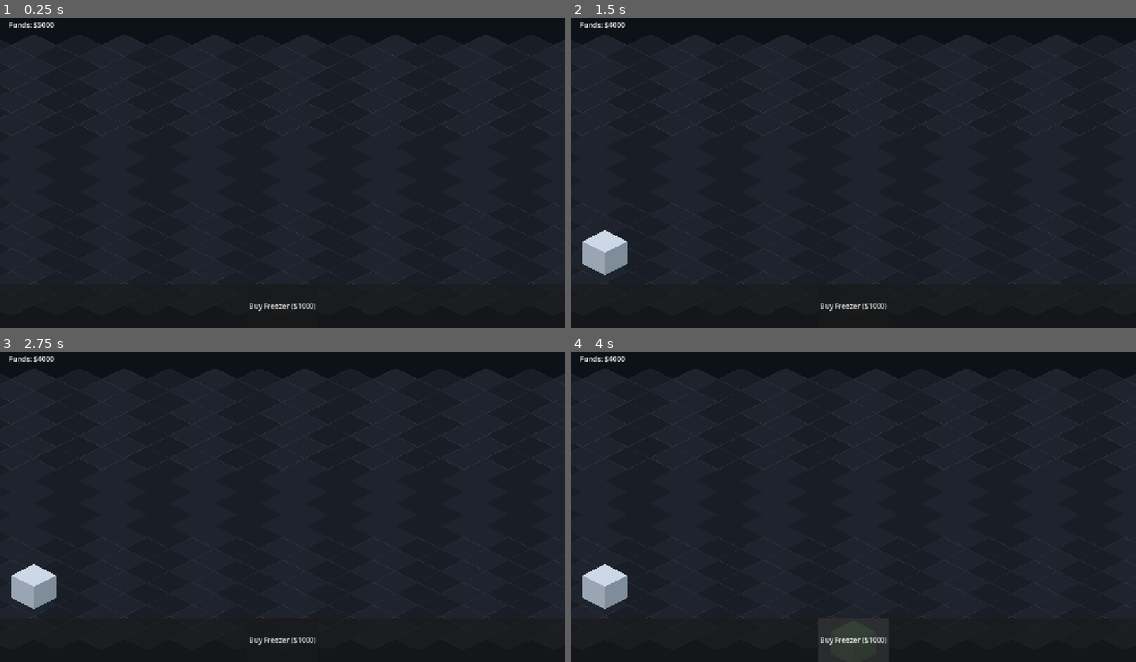
Above: before the commit, frames 1-4 (two rows, left to right).
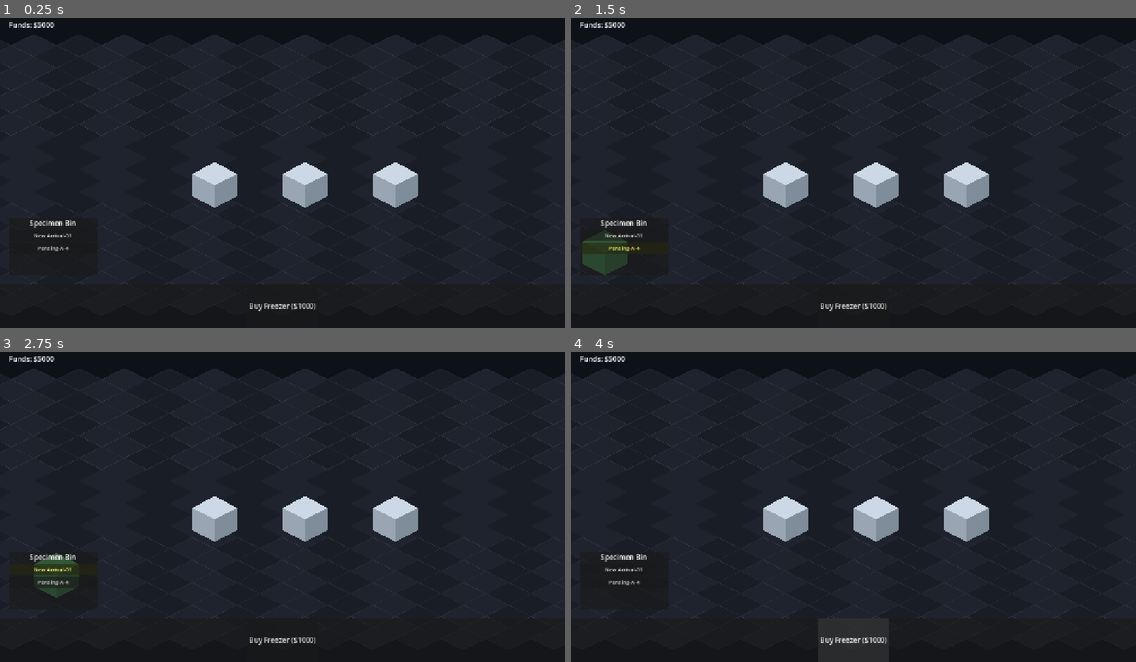
Above: after the commit, the same moments.

Repository: bdunnette/biorepository_tycoon
Game: Godot game, scene res://scenes/Main.tscn
Two runs of this game, one before a commit and one after it. Both use one fixed random seed, a clock stepped at 60 frames per second and the inputs below.
Inputs (mouse positions are in pixels of both pictures, inside the frame that each line leads up to):
- Up to frame 1 (0.25 s): no input
- Up to frame 2 (1.5 s): click "Buy Freezer ($1000)" at 0.5 s; click (621, 247) at 1.25 s, where only the run after the commit has a clickable "Pending-A-4"
- Up to frame 3 (2.75 s): click (50, 569) at 2 s, where only the run after the commit has a clickable "New Arrival-01"
- Up to frame 4 (4 s): click (621, 569) at 2.75 s, where only the run after the commit has a clickable "New Arrival-01"; click "Buy Freezer ($1000)" at 3.5 s

The runs differ from the first frame. In frame 1, 2.9% of the frame differs, in the area x 1-74%, y 46-77%; in frame 2, 3.7%; in frame 3, 4.0%, in the area x 1-74%, y 1-83%; in frame 4, 3.7%.

Commit message:
feat: Implement initial game world setup, freezer building mechanics, and inventory management UI.

Diff:
--- a/scenes/InventoryUI.tscn
+++ b/scenes/InventoryUI.tscn
@@ -56,3 +56,41 @@
 [node name="BackButton" type="Button" parent="Panel/VBoxContainer"]
 layout_mode = 2
 text = "Back / Close"
+
+[node name="PickerPanel" type="Panel" parent="."]
+visible = false
+layout_mode = 1
+anchors_preset = 15
+anchor_right = 1.0
+anchor_bottom = 1.0
+grow_horizontal = 2
+grow_vertical = 2
+
+[node name="VBoxContainer" type="VBoxContainer" parent="PickerPanel"]
+layout_mode = 1
+anchors_preset = 15
+anchor_right = 1.0
+anchor_bottom = 1.0
+grow_horizontal = 2
+grow_vertical = 2
+theme_override_constants/separation = 10
+
+[node name="Title" type="Label" parent="PickerPanel/VBoxContainer"]
+layout_mode = 2
+theme_override_font_sizes/font_size = 20
+text = "Select Specimen from Bin"
+horizontal_alignment = 1
+
+[node name="ScrollContainer" type="ScrollContainer" parent="PickerPanel/VBoxContainer"]
+layout_mode = 2
+size_flags_vertical = 3
+
+[node name="GridContainer" type="GridContainer" parent="PickerPanel/VBoxContainer/ScrollContainer"]
+layout_mode = 2
+size_flags_horizontal = 3
+size_flags_vertical = 3
+columns = 3
+
+[node name="CancelPicker" type="Button" parent="PickerPanel/VBoxContainer"]
+layout_mode = 2
+text = "Cancel"
--- a/scenes/Main.tscn
+++ b/scenes/Main.tscn
@@ -45,6 +45,7 @@
 anchor_bottom = 1.0
 grow_horizontal = 2
 grow_vertical = 2
+mouse_filter = 2
 
 [node name="Panel" type="Panel" parent="CanvasLayer/UI"]
 layout_mode = 1
@@ -77,4 +78,36 @@
 offset_bottom = 46.0
 text = "Funds: $5000"
 
+[node name="Bin" type="Panel" parent="CanvasLayer/UI"]
+layout_mode = 1
+anchors_preset = 2
+anchor_top = 1.0
+anchor_bottom = 1.0
+offset_left = 20.0
+offset_top = -250.0
+offset_right = 220.0
+offset_bottom = -120.0
+grow_vertical = 0
+
+[node name="VBoxContainer" type="VBoxContainer" parent="CanvasLayer/UI/Bin"]
+layout_mode = 1
+anchors_preset = 15
+anchor_right = 1.0
+anchor_bottom = 1.0
+grow_horizontal = 2
+grow_vertical = 2
+
+[node name="Label" type="Label" parent="CanvasLayer/UI/Bin/VBoxContainer"]
+layout_mode = 2
+text = "Specimen Bin"
+horizontal_alignment = 1
+
+[node name="ScrollContainer" type="ScrollContainer" parent="CanvasLayer/UI/Bin/VBoxContainer"]
+layout_mode = 2
+size_flags_vertical = 3
+
+[node name="BinList" type="VBoxContainer" parent="CanvasLayer/UI/Bin/VBoxContainer/ScrollContainer"]
+layout_mode = 2
+size_flags_horizontal = 3
+
 [connection signal="pressed" from="CanvasLayer/UI/Panel/HBoxContainer/BuyFreezer" to="." method="_on_buy_freezer_pressed"]
--- a/scripts/Freezer.gd
+++ b/scripts/Freezer.gd
@@ -1,15 +1,50 @@
 extends Area2D
+
+@onready var visual = $Visual
 
 var storage_data: StorageModels.Freezer
 
 
 func _ready():
+	z_index = 1
 	if storage_data == null:
 		storage_data = StorageModels.Freezer.new("Model-X Freezer")
 
 	input_event.connect(_on_input_event)
+	mouse_entered.connect(_on_mouse_entered)
+	mouse_exited.connect(_on_mouse_exited)
+
+
+func _on_mouse_entered():
+	visual.modulate = Color(1.2, 1.2, 1.5)
+
+
+func _on_mouse_exited():
+	visual.modulate = Color.WHITE
 
 
 func _on_input_event(_viewport, event, _shape_idx):
+	if event is InputEventMouseButton and event.pressed:
+		handle_click(event)
+
+
+func _input(event):
+	# Fallback if pickable system is blocked but event reaches node
 	if event is InputEventMouseButton and event.pressed and event.button_index == MOUSE_BUTTON_LEFT:
+		var local_pos = to_local(get_global_mouse_position())
+		if Geometry2D.is_point_in_polygon(local_pos, $CollisionPolygon2D.polygon):
+			handle_click(event)
+
+
+func handle_click(event):
+	var main_node = get_tree().current_scene
+	var building_mode = main_node.get("building_mode") if main_node else false
+
+	if building_mode:
+		print("Freezer interaction ignored: Building mode is active.")
+		return
+
+	if event.button_index == MOUSE_BUTTON_LEFT:
+		print("Opening inventory for: ", storage_data.name)
 		GameManager.open_inventory.emit(storage_data)
+		get_viewport().set_input_as_handled()
--- a/scripts/GameManager.gd
+++ b/scripts/GameManager.gd
@@ -3,6 +3,8 @@
 signal funds_changed(new_funds)
 signal open_inventory(object)
 
+var bin: Array = []
+var selected_bin_index: int = -1
 var funds: int = 5000:
 	set(value):
 		funds = value
--- a/scripts/InventoryUI.gd
+++ b/scripts/InventoryUI.gd
@@ -6,11 +6,22 @@
 @onready var title_label = $Panel/VBoxContainer/Title
 @onready var item_grid = $Panel/VBoxContainer/ScrollContainer/GridContainer
 @onready var back_button = $Panel/VBoxContainer/BackButton
+@onready var picker_panel = $PickerPanel
+@onready var picker_grid = $PickerPanel/VBoxContainer/ScrollContainer/GridContainer
+@onready var cancel_picker_button = $PickerPanel/VBoxContainer/CancelPicker
+
+var active_slot_index = -1
 
 
 func _ready():
 	visible = false
 	back_button.pressed.connect(_on_back_pressed)
+	cancel_picker_button.pressed.connect(func(): picker_panel.visible = false)
+
+
+func _input(event):
+	if visible and event.is_action_pressed("ui_cancel"):
+		_on_back_pressed()
 
 
 func open(object):
@@ -53,20 +64,29 @@
 		item_grid.add_child(btn)
 
 		if item != null:
-			btn.pressed.connect(_on_item_clicked.bind(item))
 			if type == "Vial":
-				var retrieve_btn = Button.new()
-				retrieve_btn.text = "X"
-				retrieve_btn.modulate = Color(1, 0.3, 0.3)
-				btn.add_child(retrieve_btn)
-				retrieve_btn.pressed.connect(_on_retrieve_clicked.bind(i))
+				btn.pressed.connect(_on_retrieve_clicked.bind(i))
+				btn.tooltip_text = "Click to retrieve to Bin"
+			else:
+				btn.pressed.connect(_on_item_clicked.bind(item))
 		else:
 			btn.pressed.connect(_on_empty_slot_clicked.bind(i))
+			if current_view_level == "box":
+				btn.tooltip_text = "Click to place from Bin or buy new"
 
 
 func _on_retrieve_clicked(index):
+	var specimen = current_parent_object.vials[index]
+	GameManager.bin.append(specimen)
 	current_parent_object.vials[index] = null
+
 	GameManager.funds += 50  # Reward for retrieving/processing?
+
+	# Update Main UI Bin
+	var main = get_tree().current_scene
+	if main and main.has_method("_update_bin"):
+		main._update_bin()
+
 	_show_contents(current_parent_object)
 
 
@@ -90,6 +110,52 @@
 	elif current_view_level == "rack":
 		current_parent_object.boxes[index] = StorageModels.Box.new("New Box")
 	elif current_view_level == "box":
-		current_parent_object.vials[index] = StorageModels.Vial.new("Specimen-X")
+		if current_parent_object.vials[index] != null:
+			print("Slot already occupied!")
+			return
+
+		active_slot_index = index
+		if GameManager.selected_bin_index != -1:
+			_on_bin_item_selected(GameManager.selected_bin_index)
+			GameManager.selected_bin_index = -1
+		else:
+			_show_picker()
+			return  # Wait for picker selection
 
 	_show_contents(current_parent_object)
+
+
+func _show_picker():
+	picker_panel.visible = true
+	# Clear picker grid
+	for child in picker_grid.get_children():
+		child.queue_free()
+
+	if GameManager.bin.size() == 0:
+		var lbl = Label.new()
+		lbl.text = "Bin is empty!"
+		picker_grid.add_child(lbl)
+		return
+
+	for i in range(GameManager.bin.size()):
+		var btn = Button.new()
+		var specimen = GameManager.bin[i]
+		btn.text = specimen.sample_name
+		btn.custom_minimum_size = Vector2(80, 80)
+		picker_grid.add_child(btn)
+		btn.pressed.connect(_on_bin_item_selected.bind(i))
+
+
+func _on_bin_item_selected(bin_index):
+	var specimen = GameManager.bin[bin_index]
+	GameManager.bin.remove_at(bin_index)
+	current_parent_object.vials[active_slot_index] = specimen
+
+	picker_panel.visible = false
+
+	# Update Main UI Bin
+	var main = get_tree().current_scene
+	if main and main.has_method("_update_bin"):
+		main._update_bin()
+
+	_show_contents(current_parent_object)
--- a/scripts/Main.gd
+++ b/scripts/Main.gd
@@ -7,14 +7,75 @@
 @onready var placement_preview = $PlacementPreview
 @onready var tile_map = $TileMap
 @onready var inventory_ui = $CanvasLayer/InventoryUI
+@onready var bin_list = $CanvasLayer/UI/Bin/VBoxContainer/ScrollContainer/BinList
 
 
 func _ready():
+	print("Main _ready")
 	setup_floor()
 	setup_placement_preview()
 	GameManager.funds_changed.connect(_update_ui)
 	GameManager.open_inventory.connect(_on_open_inventory)
 	_update_ui(GameManager.funds)
+	_update_bin()
+
+	# Start with some freezers
+	setup_starting_world()
+
+
+func setup_starting_world():
+	# Freezer 1: Empty
+	_spawn_freezer(Vector2i(-2, 0), StorageModels.Freezer.new("Starter Freezer A"))
+
+	# Freezer 2: Partially filled
+	var f2 = StorageModels.Freezer.new("Main Biorepository")
+	var r1 = StorageModels.Rack.new("Rack-01")
+	var b1 = StorageModels.Box.new("Blood Samples")
+	b1.vials[0] = StorageModels.Vial.new("Patient-A-001")
+	b1.vials[1] = StorageModels.Vial.new("Patient-A-002")
+	r1.boxes[0] = b1
+	f2.racks[0] = r1
+	_spawn_freezer(Vector2i(0, 0), f2)
+
+	# Freezer 3: High Priority
+	var f3 = StorageModels.Freezer.new("Cryo-Vault")
+	var r_hp = StorageModels.Rack.new("HP-Rack")
+	var b_hp = StorageModels.Box.new("Rare Specimen")
+	b_hp.vials[40] = StorageModels.Vial.new("OMEGA-99")
+	r_hp.boxes[12] = b_hp
+	f3.racks[5] = r_hp
+	_spawn_freezer(Vector2i(2, 0), f3)
+
+	# Initial Bin contents
+	GameManager.bin.append(StorageModels.Vial.new("New Arrival-01"))
+	GameManager.bin.append(StorageModels.Vial.new("Pending-A-4"))
+	_update_bin()
+
+
+func _update_bin():
+	for child in bin_list.get_children():
+		child.queue_free()
+
+	for i in range(GameManager.bin.size()):
+		var btn = Button.new()
+		var specimen = GameManager.bin[i]
+		btn.text = specimen.sample_name
+		btn.theme_type_variation = "Button"
+		btn.add_theme_font_size_override("font_size", 12)
+
+		if GameManager.selected_bin_index == i:
+			btn.modulate = Color(1.5, 1.5, 0.5)  # Highlight yellow
+
+		btn.pressed.connect(_on_bin_item_pressed.bind(i))
+		bin_list.add_child(btn)
+
+
+func _on_bin_item_pressed(index):
+	if GameManager.selected_bin_index == index:
+		GameManager.selected_bin_index = -1
+	else:
+		GameManager.selected_bin_index = index
+	_update_bin()
 
 
 func setup_placement_preview():
@@ -68,27 +129,37 @@
 		var tile_pos = tile_map.local_to_map(mouse_pos)
 		placement_preview.global_position = tile_map.map_to_local(tile_pos)
 		placement_preview.visible = true
-
-		# Check if already occupied (simple check)
-		placement_preview.modulate = Color(0.5, 1, 0.5, 0.6)  # Green tint
-
-		if (
-			Input.is_action_just_pressed("ui_accept")
-			or Input.is_mouse_button_pressed(MOUSE_BUTTON_LEFT)
-		):
-			place_item(tile_pos)
+		placement_preview.modulate = Color(0.5, 1, 0.5, 0.8)
 	else:
 		placement_preview.visible = false
 
 
+func _unhandled_input(event):
+	if building_mode and event is InputEventMouseButton and event.pressed:
+		if event.button_index == MOUSE_BUTTON_LEFT:
+			print("Attempting to place freezer at tile...")
+			var mouse_pos = get_global_mouse_position()
+			var tile_pos = tile_map.local_to_map(mouse_pos)
+			place_item(tile_pos)
+			get_viewport().set_input_as_handled()
+
+
 func place_item(tile_pos):
+	print("place_item called")
 	if GameManager.buy_freezer():
-		var new_freezer = preload("res://scenes/Freezer.tscn").instantiate()
-		add_child(new_freezer)
-		new_freezer.position = tile_map.map_to_local(tile_pos)
+		print("Funds check passed. Instantiating freezer.")
+		_spawn_freezer(tile_pos, StorageModels.Freezer.new("Model-X Freezer"))
 		building_mode = false
 	else:
-		print("Not enough funds!")
+		print("Placement failed: Not enough funds. Current: ", GameManager.funds)
+
+
+func _spawn_freezer(tile_pos: Vector2i, storage_data: StorageModels.Freezer):
+	var new_freezer = preload("res://scenes/Freezer.tscn").instantiate()
+	new_freezer.storage_data = storage_data
+	add_child(new_freezer)
+	new_freezer.global_position = tile_map.map_to_local(tile_pos)
+	print("Freezer '", storage_data.name, "' spawned at: ", new_freezer.global_position)
 
 
 func _update_ui(funds):
@@ -97,3 +168,7 @@
 
 func _on_buy_freezer_pressed():
 	building_mode = !building_mode
+	print("Building mode toggled: ", building_mode)
+	if building_mode:
+		# Ensure we're not accidentally opening inventory when clicking the button
+		get_viewport().set_input_as_handled()
